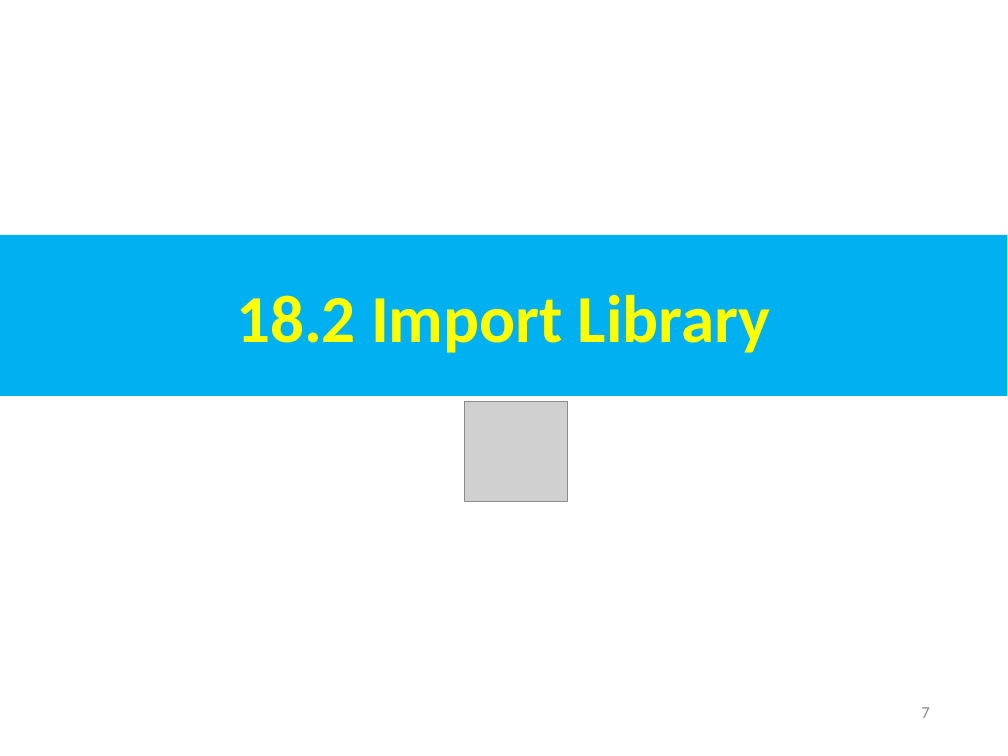
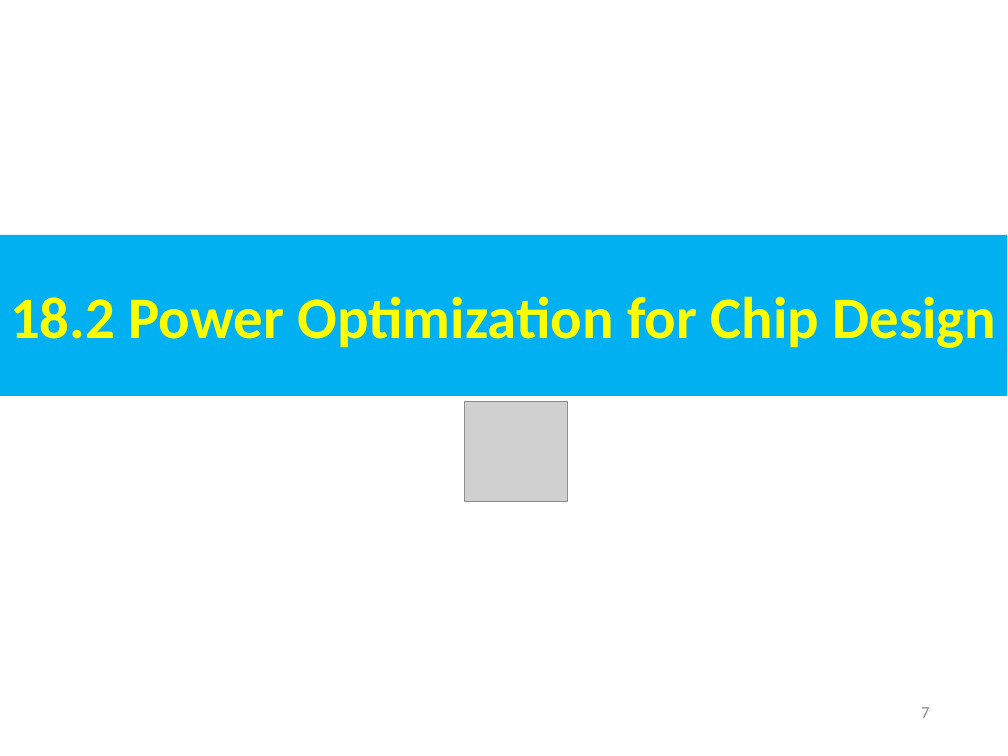
Before and after one commit to peterhchen/AIU_CS800_Chisel, a slide deck: slide 7 of 500_UCSC_HWD/019_DSE/000_Video/019.DSE.ppt. Drawn at 1008x756 pixels with LibreOffice and Linux fonts; fonts in the diff are those of the drawing; grey boxes stand for pictures. Boxes give left, top, right and bottom in pixels: in the first picture for what was removed or moved away, otherwise in the second. Text is boxed around its words. In the diff, an @@ line names an element or a change of style, - is before the commit and + after.

```diff
--- a/500_UCSC_HWD/019_DSE/000_Video/019.DSE.ppt
+++ b/500_UCSC_HWD/019_DSE/000_Video/019.DSE.ppt
@@ text in rectangle at [10,296,997,348]: text changed; size 48 to 42 pt @@
-18.2 Import Library
+18.2 Power Optimization for Chip Design
```
Also in this commit, not shown: 10 other slides changed, 7 slides added, 28 slides removed.
